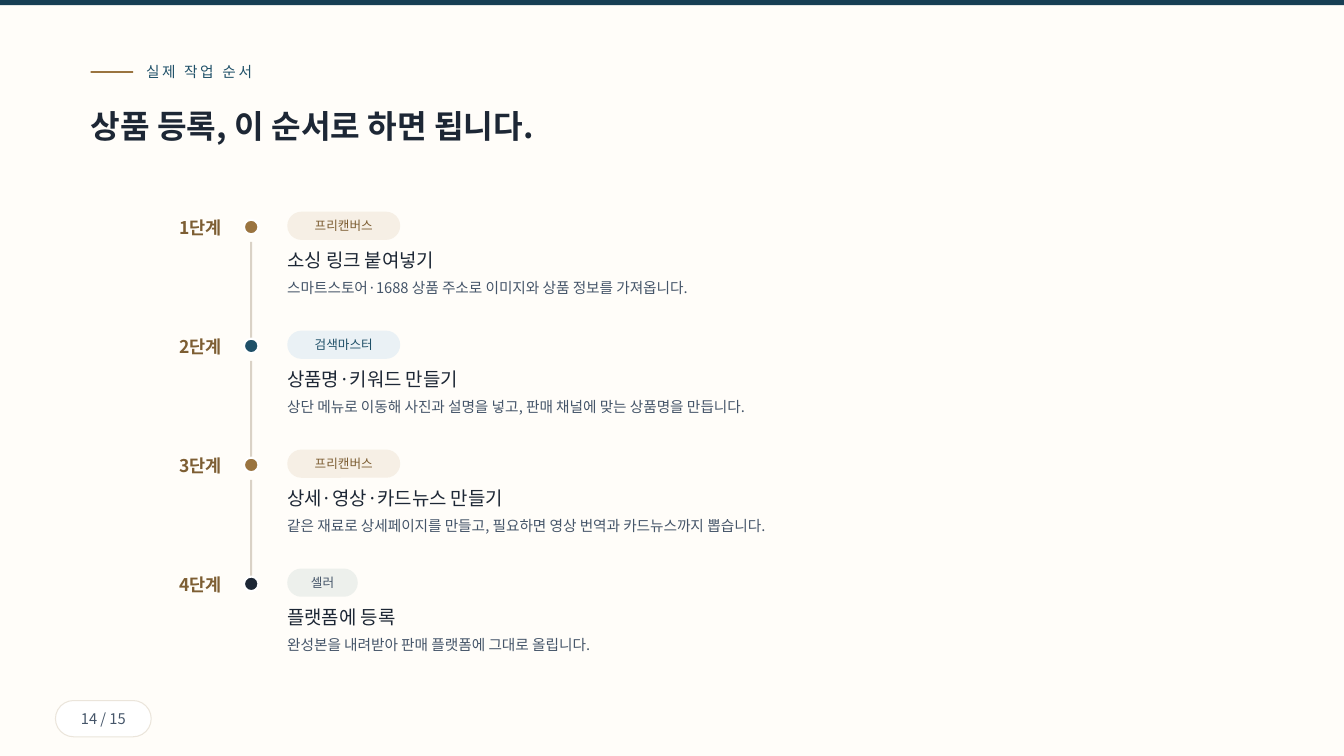
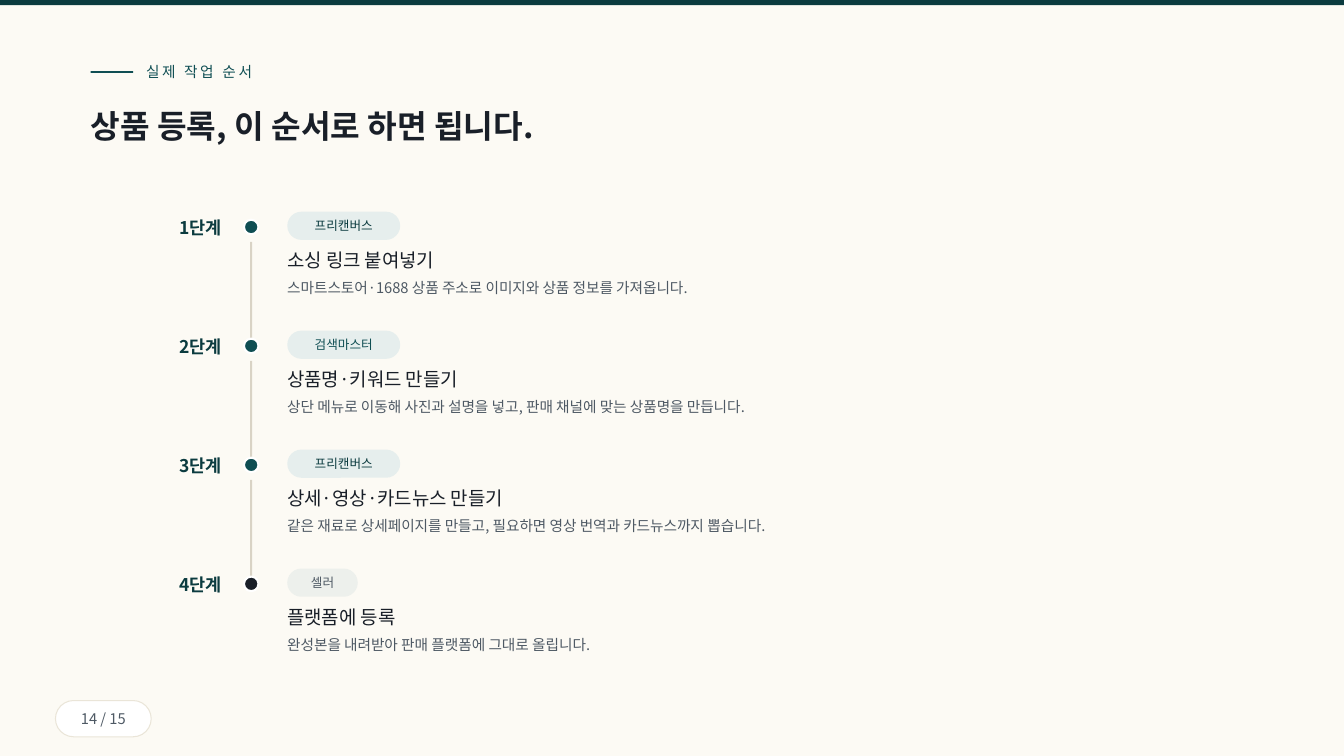
Before and after one commit to ramiteacher/searchmaster-x-freecanvas, a slide deck: slide 14 of slides.pptx. Drawn at 1344x756 pixels with LibreOffice and Linux fonts; fonts in the diff are those of the drawing. Boxes give left, top, right and bottom in pixels: in the first picture for what was removed or moved away, otherwise in the second. Text is boxed around its words. In the diff, an @@ line names an element or a change of style, - is before the commit and + after.

```diff
--- a/slides.pptx
+++ b/slides.pptx
@@ rectangle at <box>0,0,1344,756</box>: fill #FFFDF9 to #FCFAF4 @@
@@ rectangle at <box>0,0,1344,5</box>: fill #173F54 to #0B3B3F @@
@@ text "실제 작업 순서" at <box>146,65,253,78</box>: text colour #1F5068 to #0F4E53 @@
@@ rounded rectangle "프리캔버스" at <box>287,212,400,240</box>: text colour #7D5E33 to #0B3B3F; fill #F6EFE5 to #E6EEED @@
@@ rectangle at <box>250,242,252,349</box>: fill #DAD2C6 to #D9D3C5 @@
@@ text "소싱 링크 붙여넣기" at <box>287,251,688,294</box>: text colour #1D2735 to #191F28 in "소싱 링크 붙여넣기"; text colour #455569 to #4E5964 in "스마트스토어·1688 상품 주소로 이미지와 상품 정보를 가져옵니다." @@
@@ ellipse at <box>244,339,258,353</box>: fill #1F5068 to #0F4E53 @@
@@ rounded rectangle "검색마스터" at <box>287,331,400,359</box>: text colour #1F5068 to #0F4E53; fill #EAF1F5 to #E6EEED @@
@@ rectangle at <box>250,361,252,468</box>: fill #DAD2C6 to #D9D3C5 @@
@@ text "상품명·키워드 만들기" at <box>287,370,745,415</box>: text colour #1D2735 to #191F28 in "상품명·키워드 만들기"; text colour #455569 to #4E5964 in "상단 메뉴로 이동해 사진과 설명을 넣고, 판매 ..." @@
@@ fill #9A7440 to #0F4E53 in 3 elements at <box>91,71,133,73</box>, <box>244,220,258,234</box>, <box>244,458,258,472</box> @@
@@ rounded rectangle "프리캔버스" at <box>287,450,400,478</box>: text colour #7D5E33 to #0B3B3F; fill #F6EFE5 to #E6EEED @@
@@ text colour #7D5E33 to #0B3B3F in 4 elements at <box>179,219,221,236</box>, <box>179,338,221,355</box>, <box>179,457,221,474</box>, <box>179,576,221,593</box> @@
@@ text "플랫폼에 등록" at <box>287,608,590,651</box>: text colour #1D2735 to #191F28 in "플랫폼에 등록"; text colour #455569 to #4E5964 in "완성본을 내려받아 판매 플랫폼에 그대로 올립니다." @@
```
Also in this commit, not shown: 14 other slides changed, 1 other file.
